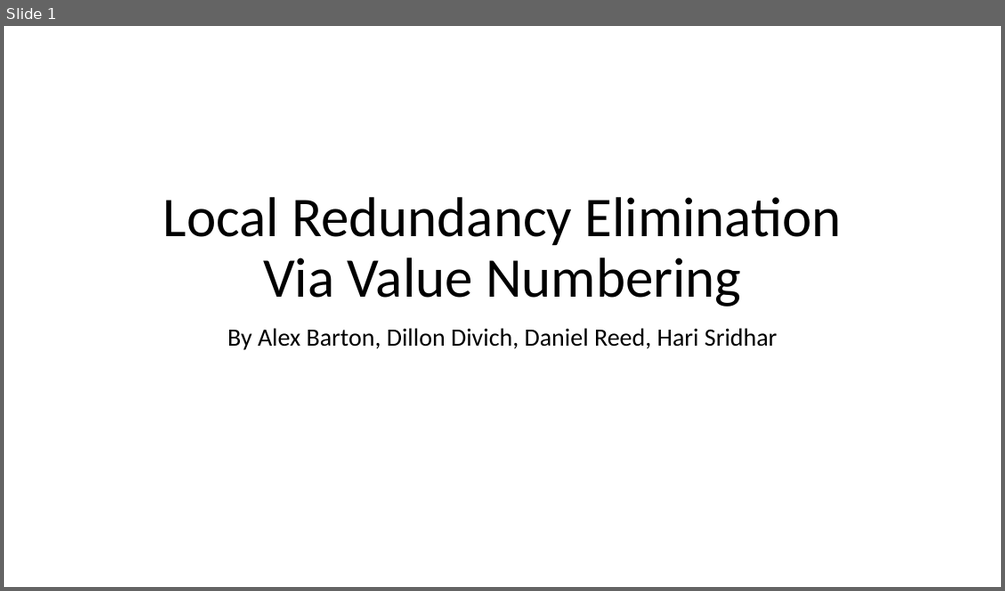
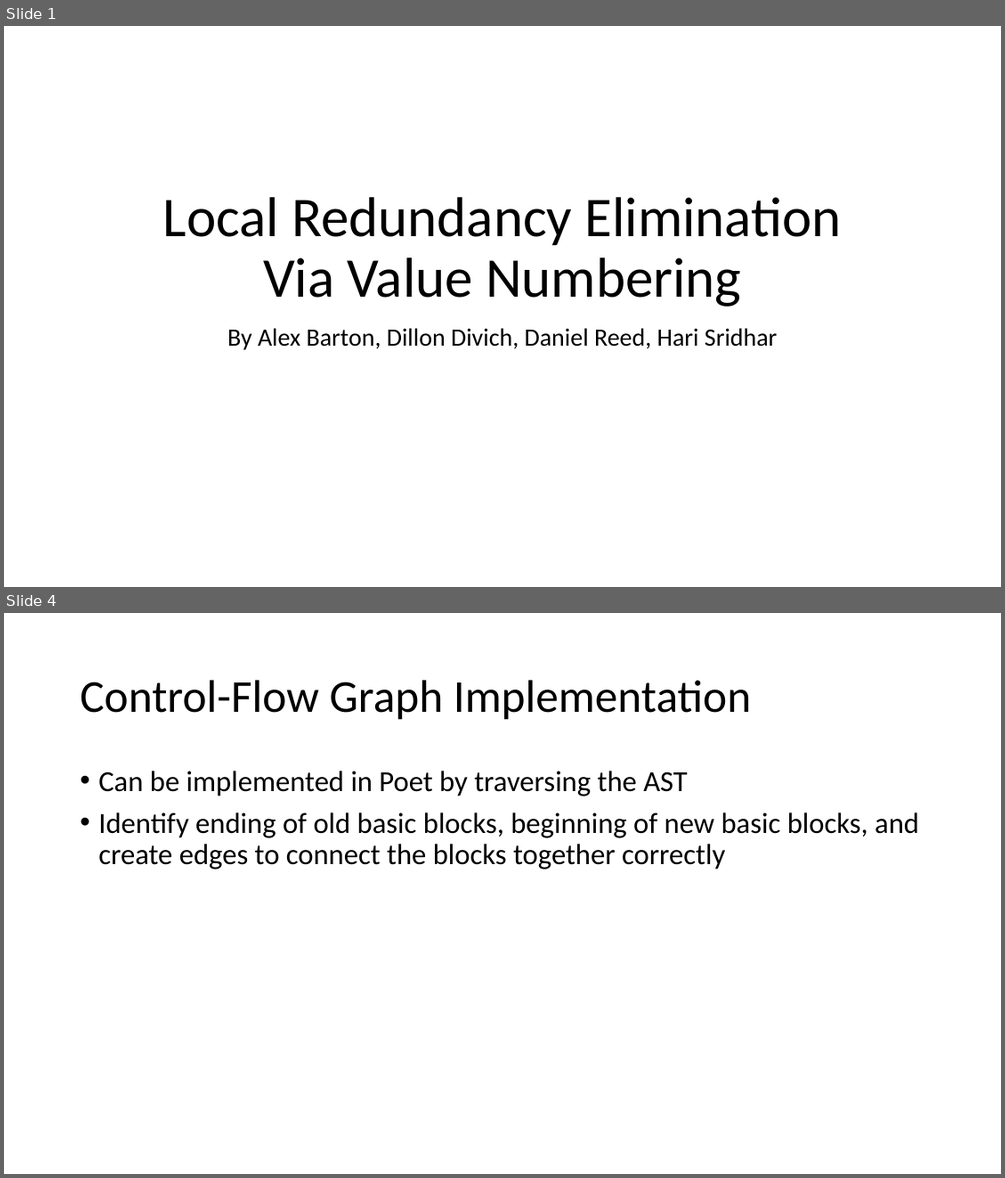
Before and after one commit to dreed4/cs4100-Compiler_Design-Proj4, a slide deck: Compiler Project 4 presentation.pptx. Shown one above the other, each under a label of ours: slide 1 before the commit, slides 1 and 4 after it; the slides between them are not shown. The pictures are 1005x591 and 1005x1178 pixels, drawn with LibreOffice and Linux fonts; fonts in the diff are those of the drawing. Boxes give left, top, right and bottom in pixels: in the first picture for what was removed or moved away, otherwise in the second. Text is boxed around its words. In the diff, an @@ line names an element or a change of style, - is before the commit and + after.

```diff
--- a/Compiler Project 4 presentation.pptx
+++ b/Compiler Project 4 presentation.pptx
@@ slide 4 added at <box>4,613,1001,1174</box>, background #FFFFFF @@
@@ title added at <box>80,680,751,720</box>, 44 pt, text #000000 @@
+Control-Flow Graph Implementation
@@ text added at <box>98,771,919,869</box>, 28 pt, text #000000 @@
+• Can be implemented in Poet by traversing the AST
+• Identify ending of old basic blocks, beginning of new basic blocks, and create edges to connect the blocks together correctly
```
Also in this commit, not shown: 1 slide changed, 7 other slides added.
